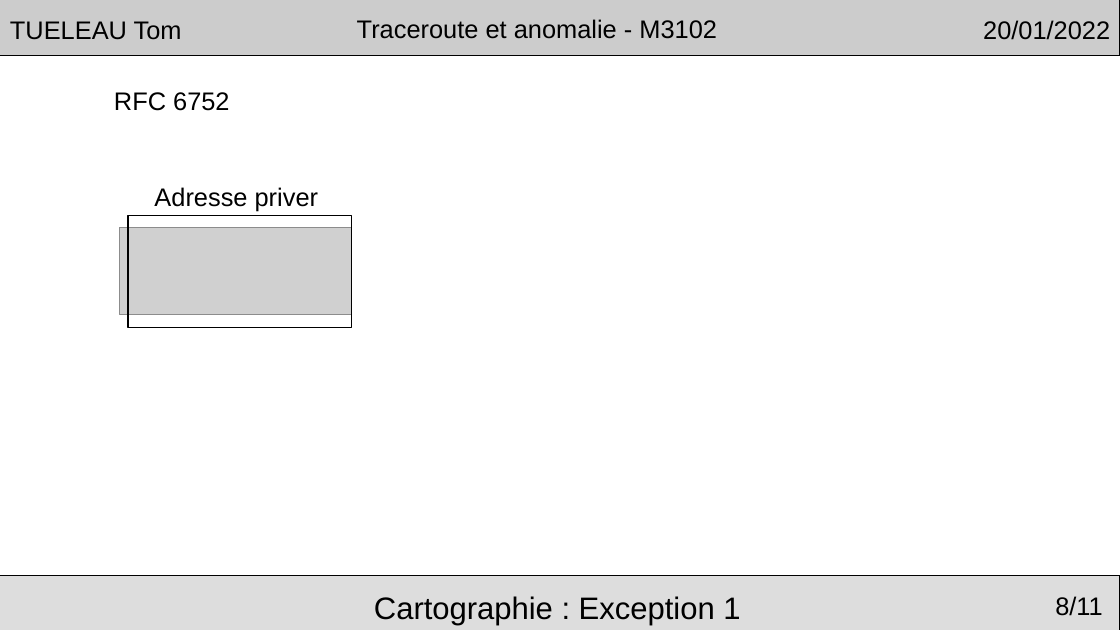
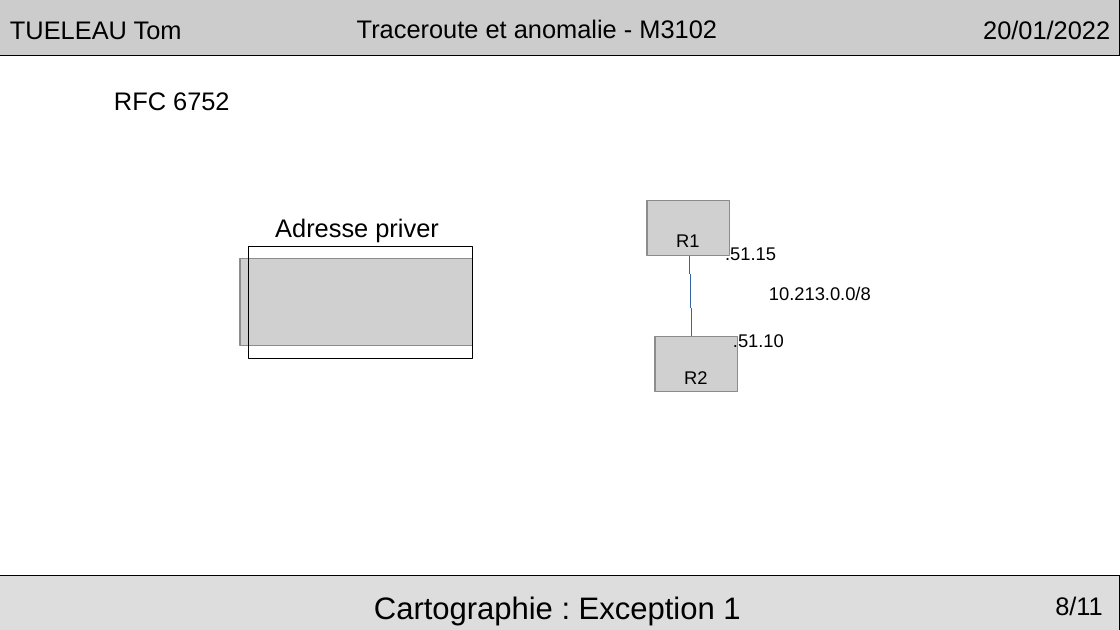
Before and after one commit to Arakio34/tomtraceroute, a slide deck: slide 8 of rfc/presentationM3102.odp. Drawn at 1120x630 pixels with LibreOffice and Linux fonts; fonts in the diff are those of the drawing; grey boxes stand for pictures; background and template pictures are left out. Boxes give left, top, right and bottom in pixels: in the first picture for what was removed or moved away, otherwise in the second. Text is boxed around its words. In the diff, an @@ line names an element or a change of style, - is before the commit and + after.

```diff
--- a/rfc/presentationM3102.odp
+++ b/rfc/presentationM3102.odp
@@ picture added at <box>647,200,730,256</box> @@
@@ text added at <box>676,234,699,247</box>, 13 pt, text #000000 @@
+R1
@@ 1 picture, 1 text, 1 rectangle: place and size @@
-1 picture, 1 text, 1 rectangle at <box>119,187,352,328</box>
+1 picture, 1 text, 1 rectangle at <box>240,218,473,359</box>
@@ line added from (693, 384) to (689, 248), #3465A4 0 pt @@
@@ text added at <box>725,246,776,260</box>, 13 pt, text #000000 @@
+.51.15
@@ text added at <box>769,286,871,300</box>, 13 pt, text #000000 @@
+10.213.0.0/8
@@ picture added at <box>656,336,738,392</box> @@
@@ text added at <box>733,334,784,351</box>, 13 pt, text #000000 @@
+.51.10
@@ text added at <box>684,371,707,384</box>, 13 pt, text #000000 @@
+R2
```
Also in this commit, not shown: 5 other slides changed, 1 slide added, 1 slide removed, 2 other files.
